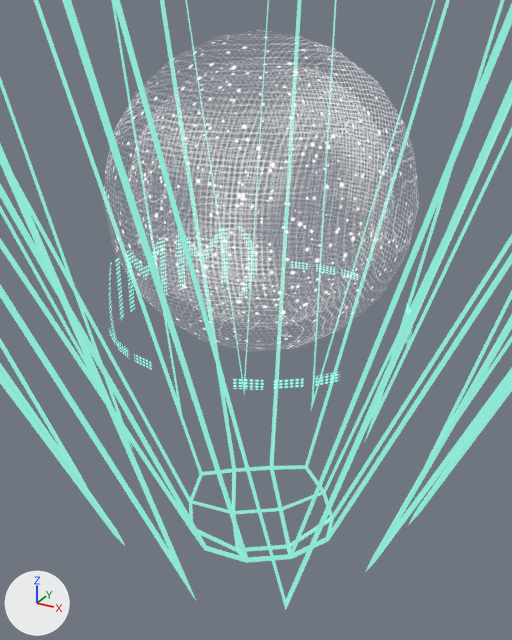
Before and after pictures for a commit that changed the glTF model Planet MMI.glb.
Rendered twice from a camera (50 mm lens) standing at (0.063, -0.117, -2.321) and looking at (0.004, -0.009, -2.375). Lighting does not change. The marker at lower left points along +X, +Y and +Z. The older version comes first. Where no turn or scale is listed for an object, it has been applied to the vertices.

The scene before the commit, as lines of its bpy script (objects in view):
```python
ob_mmi_text_002 = bpy.data.objects.new('MMI_Text.002', me_text_002)
ob_mmi_text_002.location = (0.0, 0.0, -2.3762)
ob_planet_mmi = bpy.data.objects.new('Planet_MMI', me_icosphere_001)
ob_planet_mmi.location = (0.0, 0.0, -2.3541)
ob_rays = bpy.data.objects.new('Rays', me_cube_002)
ob_rays.location = (0.0, 0.0, 0.0)
```
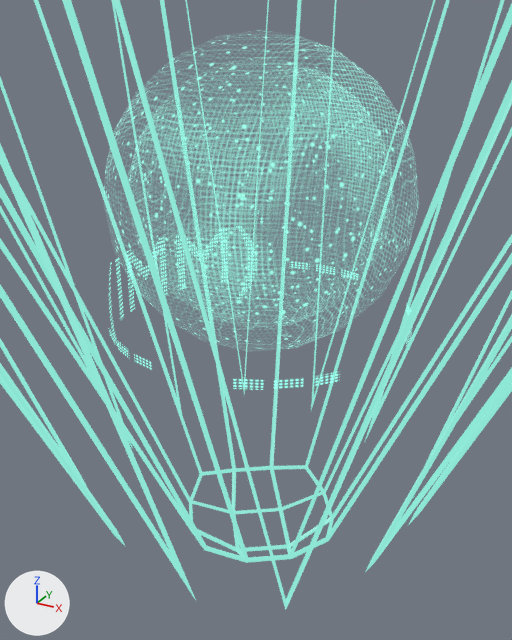
The newer file is also turned or shifted as a whole; pictures and numbers use the older file's frame.

Pixel boxes [x1, y1, x2, y2] of what changed, in the pictures (512 x 640 px):
'Planet_MMI', surface changed: [104, 34, 418, 349] in both

The change, as a diff of the scene's bpy script:
```diff
--- a/Planet MMI.glb.py
+++ b/Planet MMI.glb.py
@@ img_planetmmi_3_alpha @@
-img_planetmmi_3_alpha = load_image('PlanetMMI_3_Alpha', '_unpacked/PlanetMMI_3_Alpha', 2048, 2048, 'Non-Color')
+img_planetmmi_3_alpha = load_image('PlanetMMI_3_Alpha', '_unpacked/PlanetMMI_3_Alpha', 2048, 2048, 'sRGB')
@@ mat_planet_mmimmat_001 @@
 mat_planet_mmimmat_001 = bpy.data.materials.new('Planet_MMImMat.001')
-# nodes: BsdfPrincipled, Mix, OutputMaterial, SeparateColor, TexImage x3
-# colours: black #080808
+# nodes: BsdfPrincipled, Mix, OutputMaterial, TexImage
+# colours: cyan #9bffea, black #080808
 # uses the picture img_planetmmi_3_alpha
-# uses the picture img_planetmmi_3_alpha_001
```
